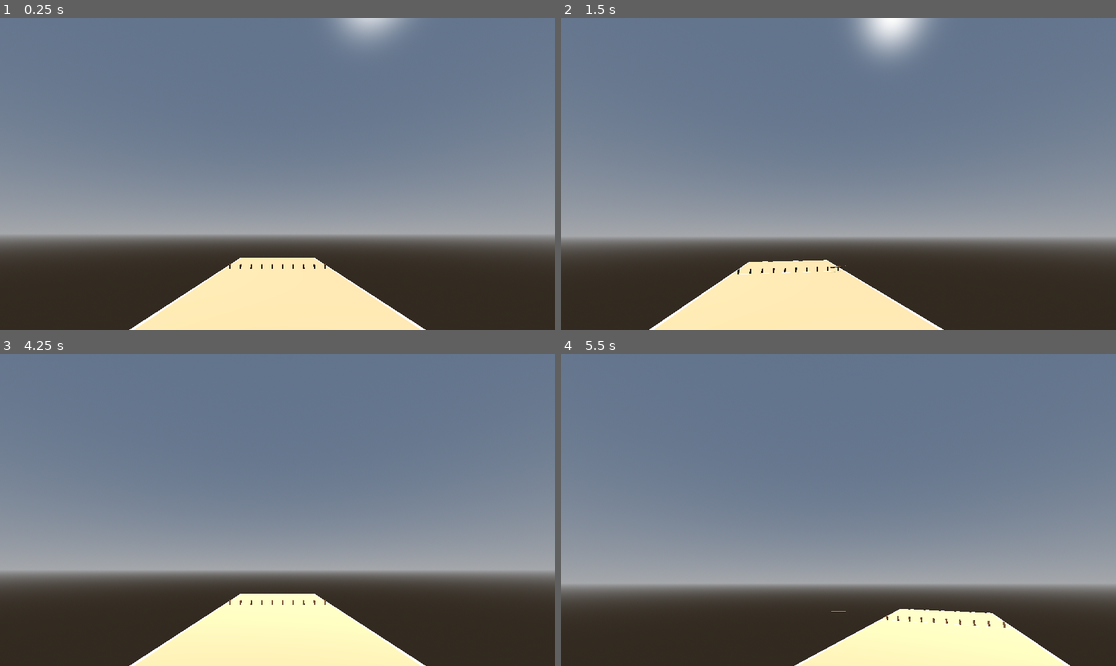
Above: before the commit, frames 1-4 (two rows, left to right).
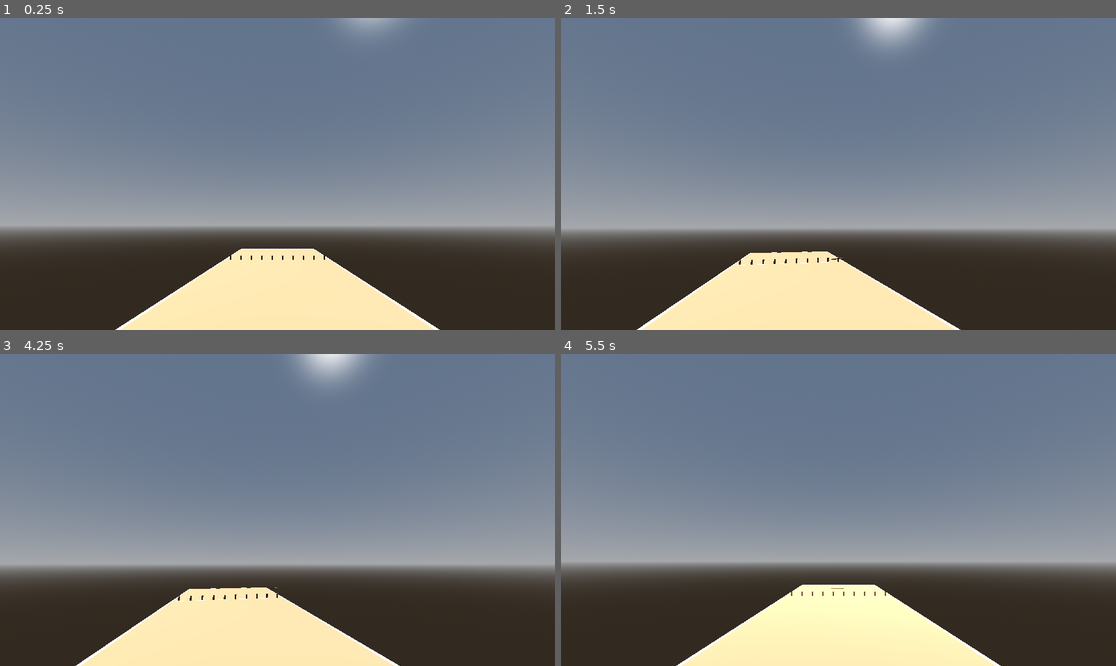
Above: after the commit, the same moments.

Repository: ration/kyykka
Game: Godot game, scene res://scenes/court.tscn
Two runs of this game, one before a commit and one after it. Both use one fixed random seed, a clock stepped at 60 frames per second and the inputs below.
Inputs (mouse positions are in pixels of both pictures, inside the frame that each line leads up to):
- Up to frame 1 (0.25 s): no input
- Up to frame 2 (1.5 s): tap Enter at 0.5 s; move the mouse to (866, 174) at 0.52 s; hold Shift 0.53-1.28 s; click (866, 174) at 0.67 s; move the mouse to (810, 174) at 1.27 s; tap Alt at 1.35 s; click (810, 174) at 1.42 s
- Up to frame 3 (4.25 s): move the mouse to (288, 503) at 2.02 s; tap Ctrl at 2.1 s; click (288, 503) at 2.17 s; tap Space at 2.75 s; move the mouse to (271, 516) at 2.77 s; tap Shift at 2.85 s; click (271, 516) at 2.92 s; tap Enter at 3.5 s; move the mouse to (316, 513) at 3.52 s; tap Alt at 3.6 s; click (316, 513) at 3.67 s
- Up to frame 4 (5.5 s): move the mouse to (794, 506) at 4.27 s; tap Ctrl at 4.35 s; click (794, 506) at 4.42 s; move the mouse to (844, 510) at 5.02 s; hold Shift from 5.03 s (still down); click (844, 510) at 5.17 s

The runs differ from the first frame. In frame 1, 8.0% of the frame differs, in the area x 0-100%, y 0-100%; in frame 2, 8.4%; in frame 3, 9.4%; in frame 4, 19%, in the area x 0-100%, y 67-100%.

Commit message:
Retune throw calibration for a comfortable range margin, not a knife's edge
The (14.8, 15.0) speed/elevation calibration from an earlier commit
landed only ~0.17m past the pesa row at a razor-thin ~0.046m height
margin. It "worked" in headless verification, but that testing could
only ever exercise a single first throw per run (the karttu-sleeping
bug fixed in the previous commit silently prevented every throw after
the first from moving at all) -- so this was the first time a real
multi-throw session was actually possible, and the user reported the
karttu now flies but doesn't reach the kyykka.

Retuned to throw_speed=16.0, launch_elevation_degrees=13.0 via the same
empirical sweep methodology: overshoots the row's depth by ~0.6m
instead of ~0.17m, and clears it at a more centered ~0.06-0.08m height
margin instead of grazing the top edge. Verified directly: a dead-center
flush throw at this calibration produces a real, traceable hit (contact
registering, a piece flying several metres), and tools/simulate_throws.gd
shows a comparable contact/score rate to before across varied swing
timings with zero settle timeouts.

Co-Authored-By: Claude Sonnet 5 <noreply@anthropic.com>

Diff:
--- a/scripts/throwing/throw_controller.gd
+++ b/scripts/throwing/throw_controller.gd
@@ -24,8 +24,8 @@
 @export var mouse_sensitivity: float = 0.2  ## degrees per pixel of mouse motion
 
 @export var swing_seconds: float = 1.0  ## time for the gauge to sweep 0 -> 180
-@export var throw_speed: float = 14.8  ## fixed for now; variable power is a later feature
-@export var launch_elevation_degrees: float = 15.0  ## default/neutral aim, reset each turn
+@export var throw_speed: float = 16.0  ## fixed for now; variable power is a later feature
+@export var launch_elevation_degrees: float = 13.0  ## default/neutral aim, reset each turn
 @export var min_elevation_degrees: float = -10.0  ## how far below flat you can aim, for shorter throws that land nearer the middle of the pesä rather than always sailing deep
 @export var max_elevation_degrees: float = 45.0  ## how far up you can aim
 
Not shown, changed: CLAUDE.md
